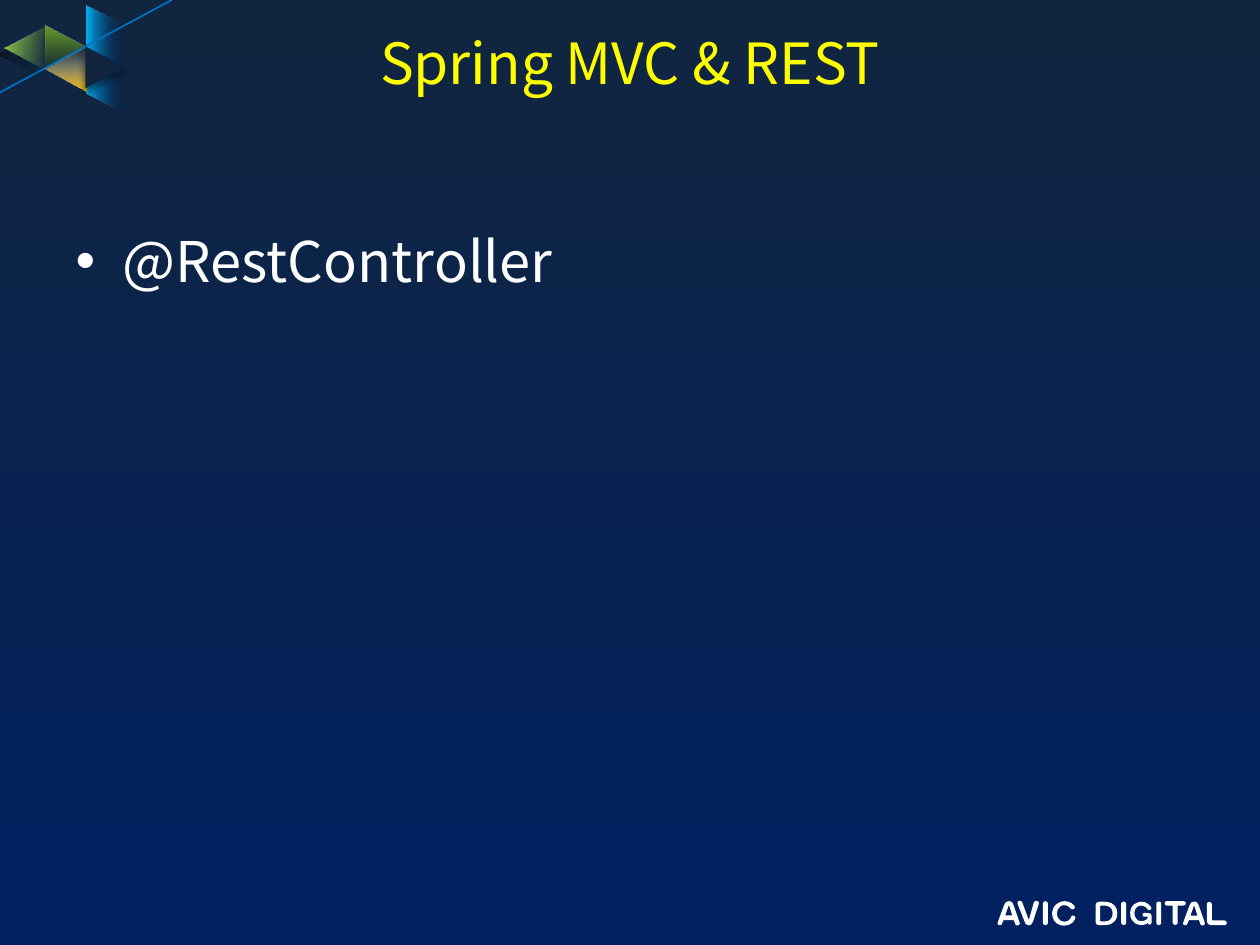
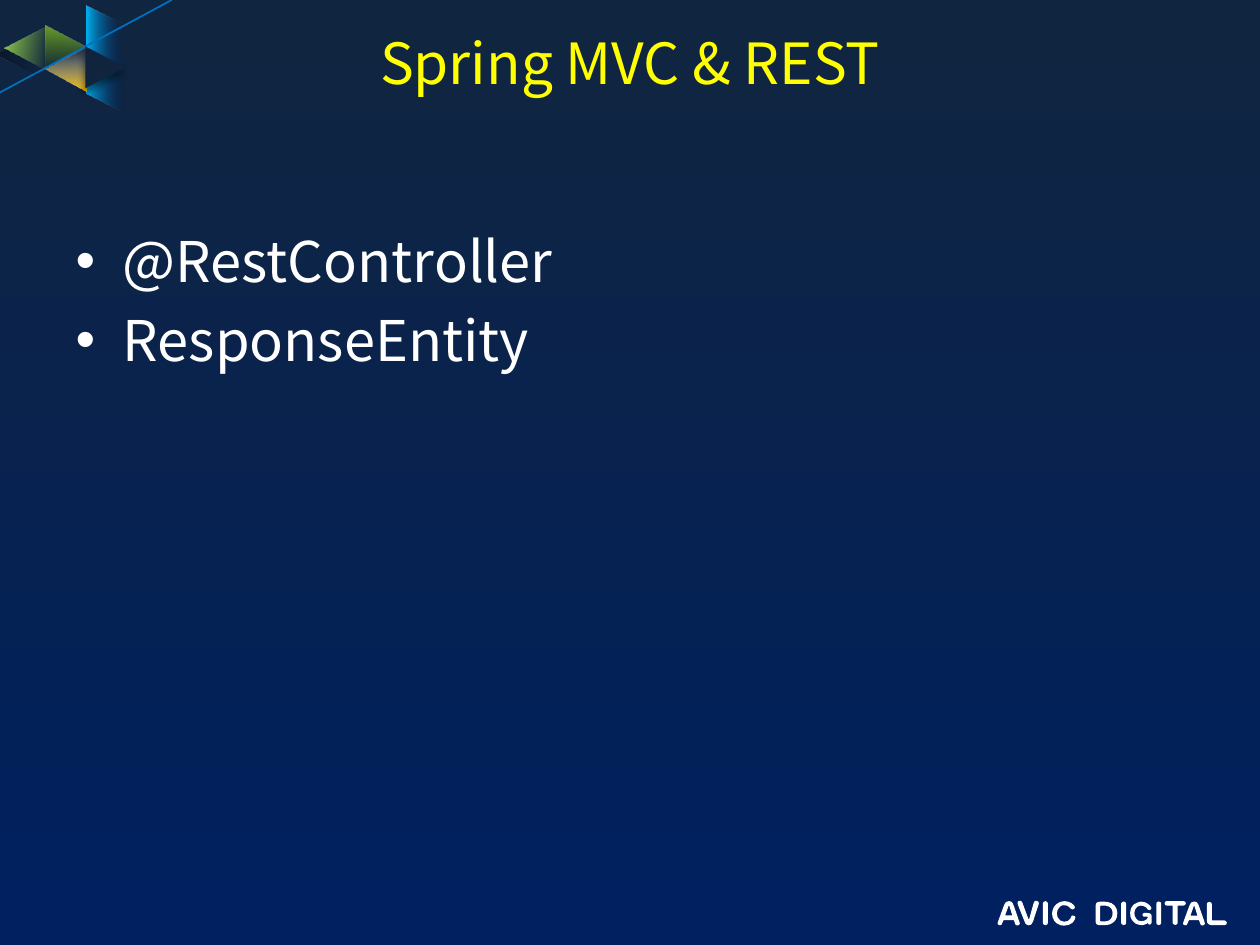
Before and after one commit to guofengzh/java-way, a slide deck: slide 8 of spring/docs/09-spring-rest.pptx. Drawn at 1260x945 pixels with LibreOffice and Linux fonts; fonts in the diff are those of the drawing; background and template pictures are left out. Boxes give left, top, right and bottom in pixels: in the first picture for what was removed or moved away, otherwise in the second. Text is boxed around its words. In the diff, an @@ line names an element or a change of style, - is before the commit and + after.

```diff
--- a/spring/docs/09-spring-rest.pptx
+++ b/spring/docs/09-spring-rest.pptx
@@ text at box(123, 317, 529, 374): paragraph added @@
+• ResponseEntity
```
Also in this commit, not shown: 9 other files.
